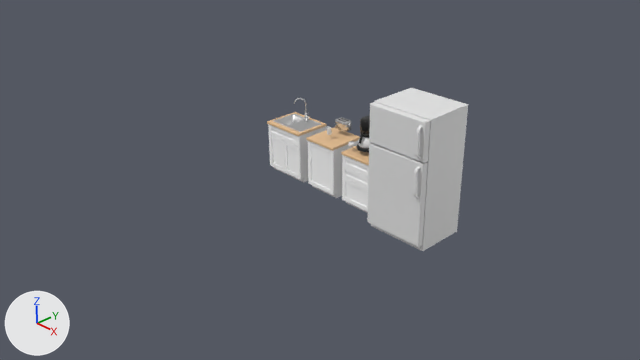
The Blender file blender/Kitchen.blend as it was, and as the next commit left it.
Camera for both pictures: the file's camera 'Camera'. Arrows for +X, +Y and +Z are at lower left; the lights stay in place.

In view in the first picture: 'CounterTop_Cabinet', 'Floor_unit_wide', 'Fridge', 'Sink_Kitchen', 'Toaster', 'cover_sink_wide', 'cover_small_big', 'cover_small_drawers'.
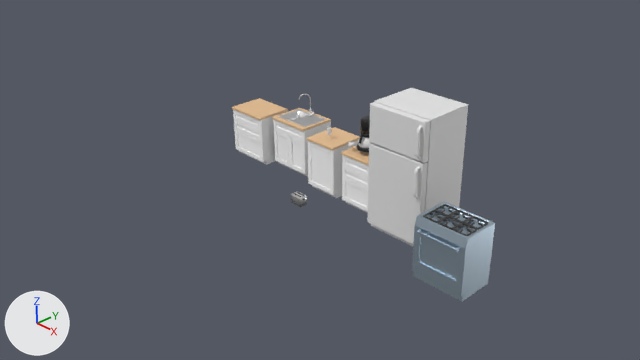
Pixel boxes [x1, y1, x2, y2] of what changed, in the pictures (640 x 360 px):
'Stove', added
    after: [412, 202, 495, 302]
'cover_sink_wide', moved
    before: [268, 124, 301, 180]
    after: [273, 119, 306, 174]
'cover_small_drawers.001', added
    after: [233, 110, 264, 162]
'CounterTop_Sink.001', added (beige)
    after: [232, 98, 288, 120]
'Sink_Kitchen', moved
    before: [274, 113, 321, 132]
    after: [278, 109, 326, 127]
'CounterTop_Sink', moved
    before: [267, 112, 326, 136]
    after: [272, 108, 331, 131]
'Floor_unit_wide.001', added
    after: [239, 111, 288, 165]
'Floor_unit_wide', moved
    before: [274, 126, 326, 182]
    after: [279, 122, 331, 177]
'Toaster', moved
    before: [335, 117, 351, 132]
    after: [291, 191, 307, 207]
'Plane.006', added
    after: [452, 223, 477, 236]
'Plane.005', added
    after: [464, 216, 488, 230]
'Plane.002', added
    after: [423, 210, 447, 223]
'Plane.004', added
    after: [438, 216, 462, 230]
'Plane.003', added
    after: [449, 210, 473, 223]
'Faucet', moved
    before: [294, 98, 310, 120]
    after: [299, 94, 314, 115]
'Plane.001', added
    after: [435, 204, 458, 216]

The change in detail:
Material 'Cast_iron' (mat_cast_iron) is new.
Its base color is (0.0445, 0.0445, 0.0445) (black #3c3c3c).
Material 'Stove' (mat_stove) is new.
Its base color is (0.556, 0.686, 0.8) (white #c5d8e7).
Its metallic is 1.0.
Its roughness is 0.398.
Mesh me_counter_top_wide_001 is new.
It has 12 vertices, 9 faces and spans x -0.4..0.4, y -0.33..0.31, z -0.04..0.0.
It uses material mat_wood (beige #e7be90).
Mesh me_plane_002 is new.
It has 120 vertices, 99 faces and spans x -0.4..0.4, y -0.4..0.4, z 0.0..0.02.
It uses material mat_front (white #ffffff).
Mesh me_plane_005 is new.
It has 128 vertices, 128 faces and spans x -0.114..0.114, y -0.114..0.114, z 0.002..0.038.
It uses material mat_cast_iron (black #3c3c3c).
Mesh me_plane_004 is new.
It has 64 vertices, 56 faces and spans x -0.4..0.4, y -0.359..0.3, z 0.0..0.92.
It uses material mat_stove (white #c5d8e7).
Object 'Floor_unit_wide' (ob_floor_unit_wide) moves from (-0.9, 0.8, 0.0) to (-1.0, 1.0, 0.0).
Object 'Toaster' (ob_toaster) moves from (0.0, 1.0, 1.0) to (0.0, 0.0, 0.0).
Object 'CounterTop_Sink.001' (ob_countertop_sink_001) is new; it shows me_counter_top_wide_001.
Its parent is ob_floor_unit_wide_001.
Its matrix parent inverse is Matrix(((10.0, 0.0, 0.0, 0.0), (0.0, 10.0, 0.0, 0.0), (0.0, 0.0, 10.0, 0.0), (0.0, 0.0, 0.0, 1.0))).
Its location is (0.0, -0.01, 0.92).
Object 'Floor_unit_wide.001' (ob_floor_unit_wide_001) is new; it shows me_floor_unit_wide.
Its location is (-1.9, 0.8, 0.0).
Its scale is (0.1, 0.1, 0.1).
Object 'cover_small_drawers.001' (ob_cover_small_drawers_001) is new; it shows me_plane_002.
Its parent is ob_floor_unit_wide_001.
Its matrix parent inverse is Matrix(((10.0, 0.0, 0.0, 0.0), (0.0, 10.0, 0.0, 0.0), (0.0, 0.0, 10.0, 0.0), (0.0, 0.0, 0.0, 1.0))).
Its location is (0.0, -0.3, 0.48).
Its rotation in degrees is (90, 0, 0).
Object 'Plane.006' (ob_plane_006) is new; it shows me_plane_005.
Its parent is ob_stove.
Its location is (0.23, -0.104, 0.904).
Object 'Stove' (ob_stove) is new; it shows me_plane_004.
Its location is (3.0, 0.0, 0.0).
Object 'Plane.005' (ob_plane_005) is new; it shows me_plane_005.
Its parent is ob_stove.
Its location is (0.23, 0.13, 0.904).
Object 'Plane.004' (ob_plane_004) is new; it shows me_plane_005.
Its parent is ob_stove.
Its location is (0.0, -0.104, 0.904).
Object 'Plane.003' (ob_plane_003) is new; it shows me_plane_005.
Its parent is ob_stove.
Its location is (0.0, 0.13, 0.904).
Object 'Plane.002' (ob_plane_002) is new; it shows me_plane_005.
Its parent is ob_stove.
Its location is (-0.23, -0.104, 0.904).
Object 'Plane.001' (ob_plane_001) is new; it shows me_plane_005.
Its parent is ob_stove.
Its location is (-0.23, 0.13, 0.904).
